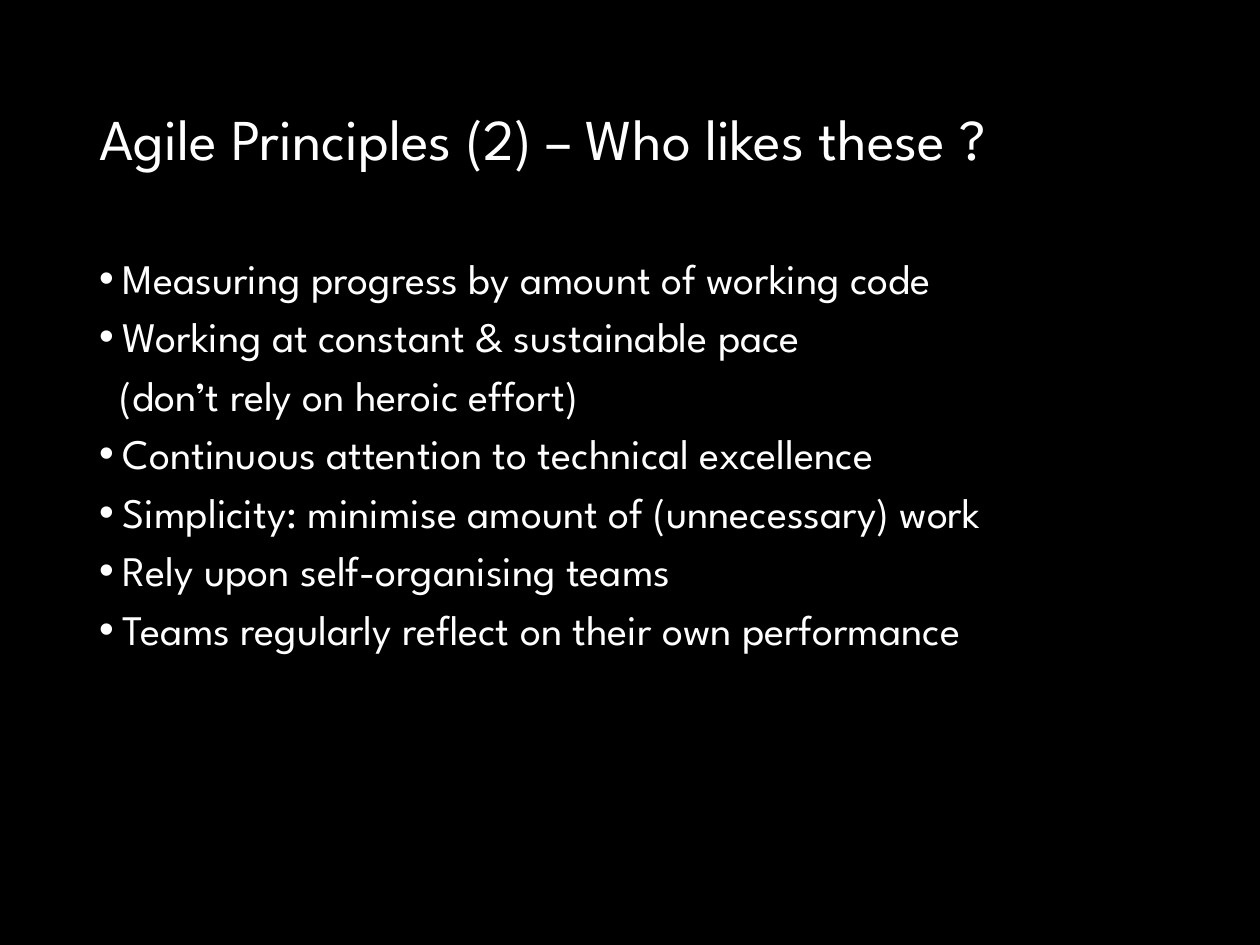
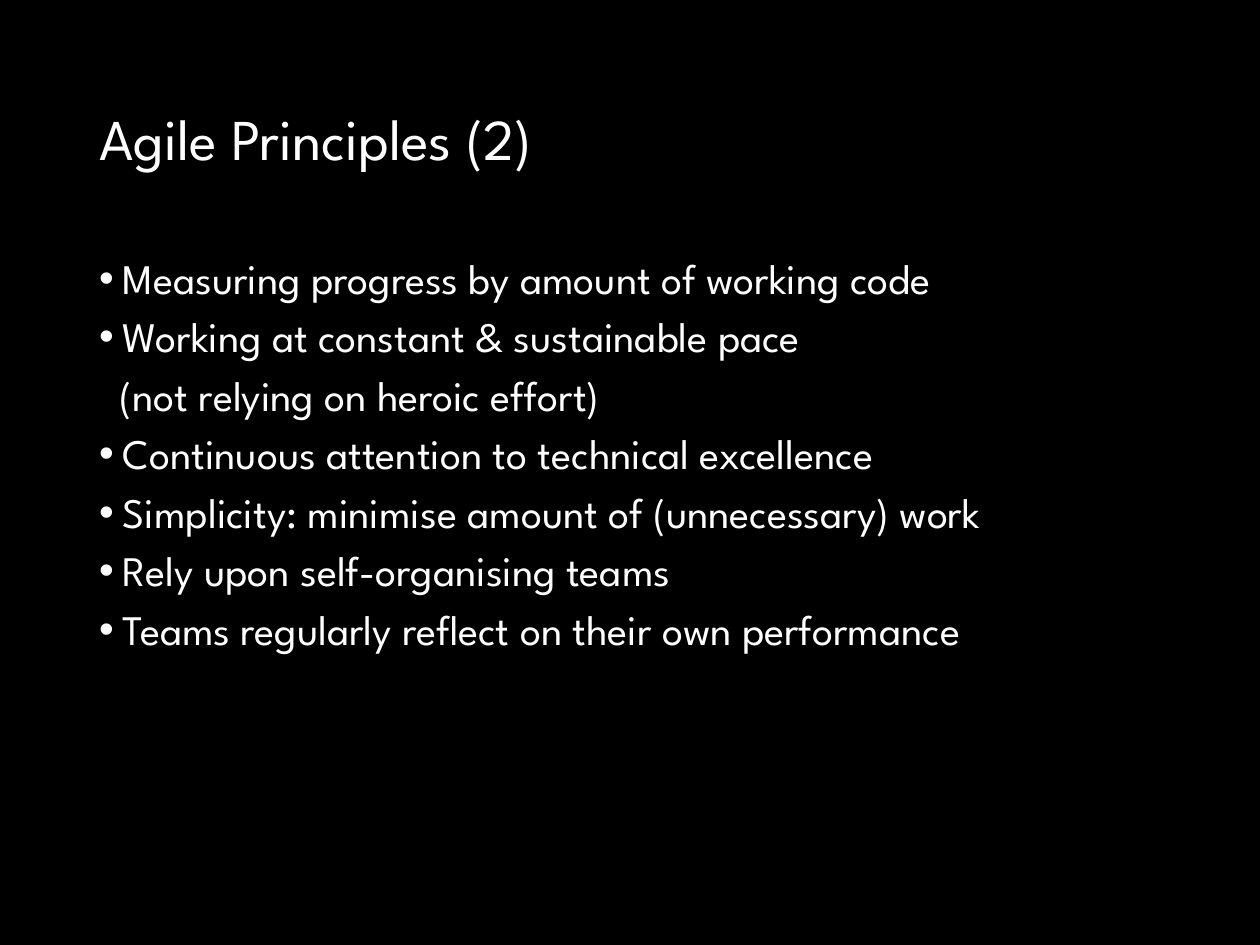
Before and after one commit to fossabot/SPE2018, a slide deck: slide 8 of Lecture Slides/04 Agile.pptx. Drawn at 1260x945 pixels with LibreOffice and Linux fonts; fonts in the diff are those of the drawing. Boxes give left, top, right and bottom in pixels: in the first picture for what was removed or moved away, otherwise in the second. Text is boxed around its words. In the diff, an @@ line names an element or a change of style, - is before the commit and + after.

```diff
--- a/Lecture Slides/04 Agile.pptx
+++ b/Lecture Slides/04 Agile.pptx
@@ title at bbox=[99, 120, 532, 173]: text changed @@
-Agile Principles (2) – Who likes these ?
+Agile Principles (2)
@@ text at bbox=[120, 381, 600, 421]: text changed @@
-(don’t rely on heroic effort)
+(not relying on heroic effort)
```
Also in this commit, not shown: 16 other slides changed.
